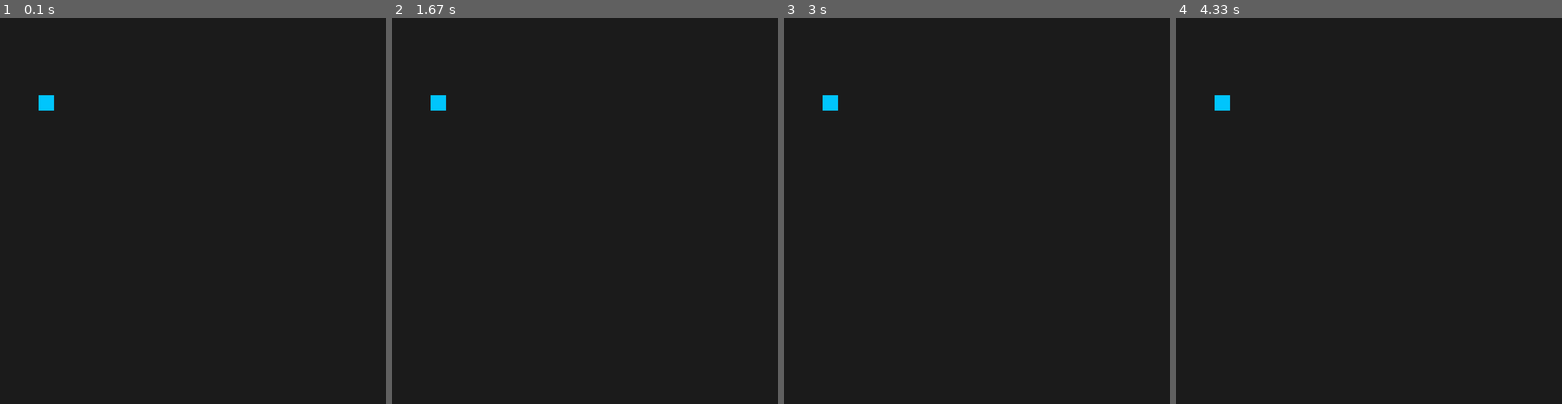
Above: before the commit, frames 1-4 (left to right).
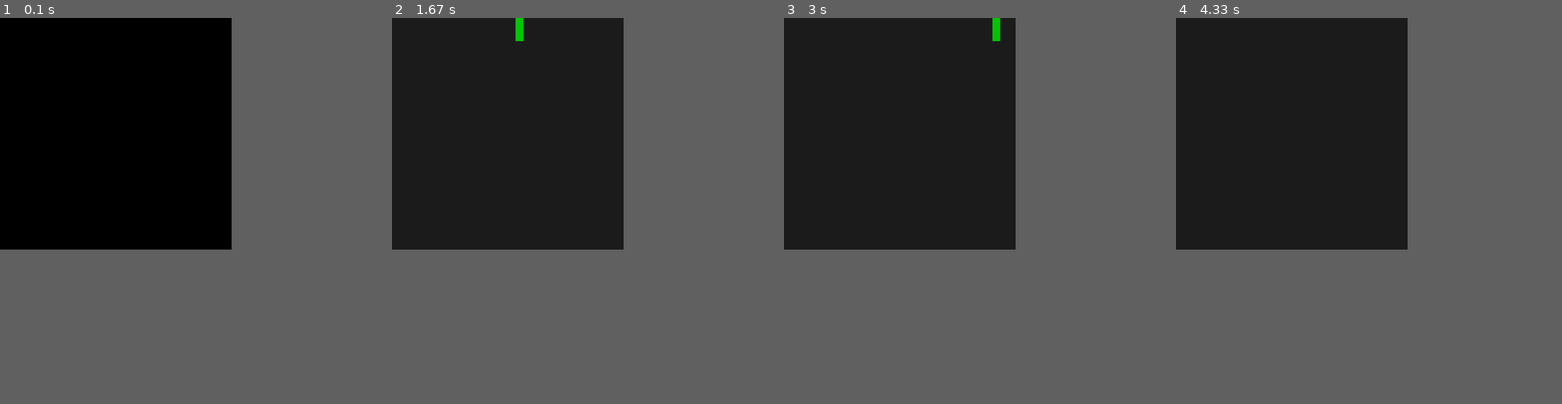
Above: after the commit, the same moments.

Repository: Pradeep1234566/snake_game_pygame
Game: pygame game, started from tutorial.py
The game is run twice, just before and just after one commit, with the same random seed, the same clock (stepped at 60 frames per second) and the same inputs.
Inputs:
- Up to frame 1 (0.1 s): no input
- Up to frame 2 (1.67 s): tap Enter at 0.33 s; hold Right 0.67-1.13 s; hold Up 1.17-1.63 s
- Up to frame 3 (3 s): hold Right 1.67-2.13 s; hold Left 2.17-2.7 s; hold Down from 2.73 s (still down)
- Up to frame 4 (4.33 s): release Down at 3.03 s; hold Left 3.07-3.47 s; hold Up 3.5-3.87 s; hold Right from 3.9 s (still down)
In our replay, the window is 900x900 before the commit and 540x540 after it. These sizes can differ from the game's own. Grey fills any space a smaller window leaves; there, only what the larger window draws over its background counts as a difference.

The runs differ from the first frame. In frame 1, 36% of the frame differs, in the area x 0-60%, y 0-60%; in frame 2, 0.3%; in frame 3, 0.3%; in frame 4, 0.2%.

Commit message:
Added snake for now just movements done

Diff:
--- a/tutorial.py
+++ b/tutorial.py
@@ -1,36 +1,54 @@
 import pygame
+import sys
 
 pygame.init()
 
-WIDTH, HEIGHT = 1000, 1000
+WIDTH, HEIGHT = 600, 600
+CELL_SIZE = 20
+
 screen = pygame.display.set_mode((WIDTH, HEIGHT))
-pygame.display.set_caption("My First Pygame")
+pygame.display.set_caption("Snake")
 
 clock = pygame.time.Clock()
-running = True
 
-x, y = 100, 200
-speed = 5
-size = 40
+snake = [(100, 100), (80, 100), (60, 100)]
+direction = (CELL_SIZE, 0)
 
-while running:
-    clock.tick(60)
+while True:
+    clock.tick(10)
 
+    # -------- EVENTS --------
     for event in pygame.event.get():
         if event.type == pygame.QUIT:
-            running = False
+            pygame.quit()
+            sys.exit()
 
-    keys = pygame.key.get_pressed()
-    if keys[pygame.K_a]: x -= speed
-    if keys[pygame.K_d]: x += speed
-    if keys[pygame.K_w]: y -= speed
-    if keys[pygame.K_s]: y += speed
+        if event.type == pygame.KEYDOWN:
+            if event.key == pygame.K_UP and direction != (0, CELL_SIZE):
+                direction = (0, -CELL_SIZE)
+            elif event.key == pygame.K_DOWN and direction != (0, -CELL_SIZE):
+                direction = (0, CELL_SIZE)
+            elif event.key == pygame.K_LEFT and direction != (CELL_SIZE, 0):
+                direction = (-CELL_SIZE, 0)
+            elif event.key == pygame.K_RIGHT and direction != (-CELL_SIZE, 0):
+                direction = (CELL_SIZE, 0)
 
-    x = max(0, min(x, WIDTH - size))
-    y = max(0, min(y, HEIGHT - size))
+    # -------- UPDATE --------
+    head_x, head_y = snake[0]
+    dx, dy = direction
+    new_head = (head_x + dx, head_y + dy)
 
+    snake.insert(0, new_head)
+    snake.pop()
+
+    # -------- DRAW --------
     screen.fill((30, 30, 30))
-    pygame.draw.rect(screen, (0, 200, 255), (x, y, size, size))
+
+    for block in snake:
+        pygame.draw.rect(
+            screen,
+            (0, 200, 0),
+            (block[0], block[1], CELL_SIZE, CELL_SIZE)
+        )
+
     pygame.display.flip()
-
-pygame.quit()
